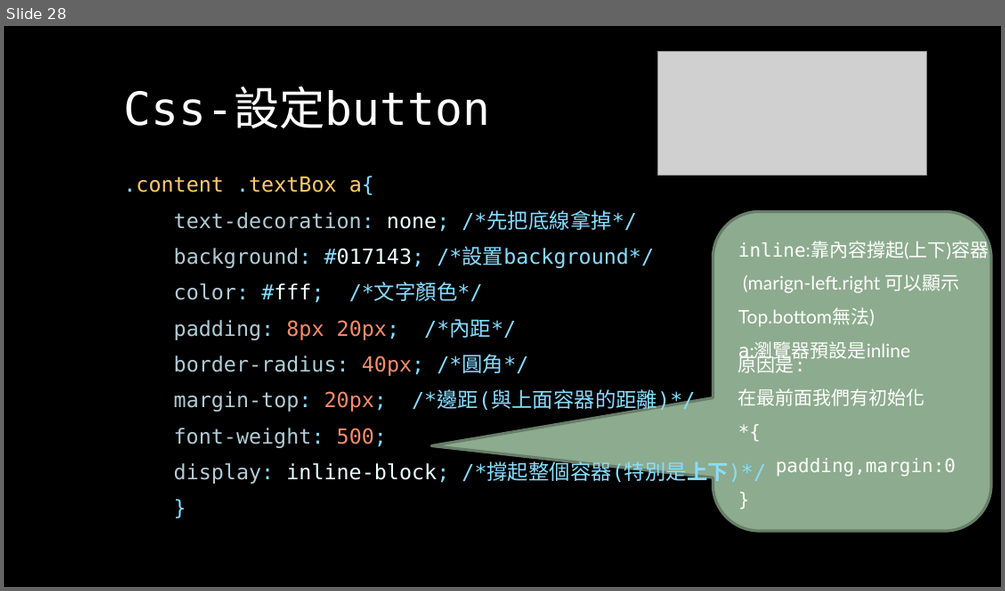
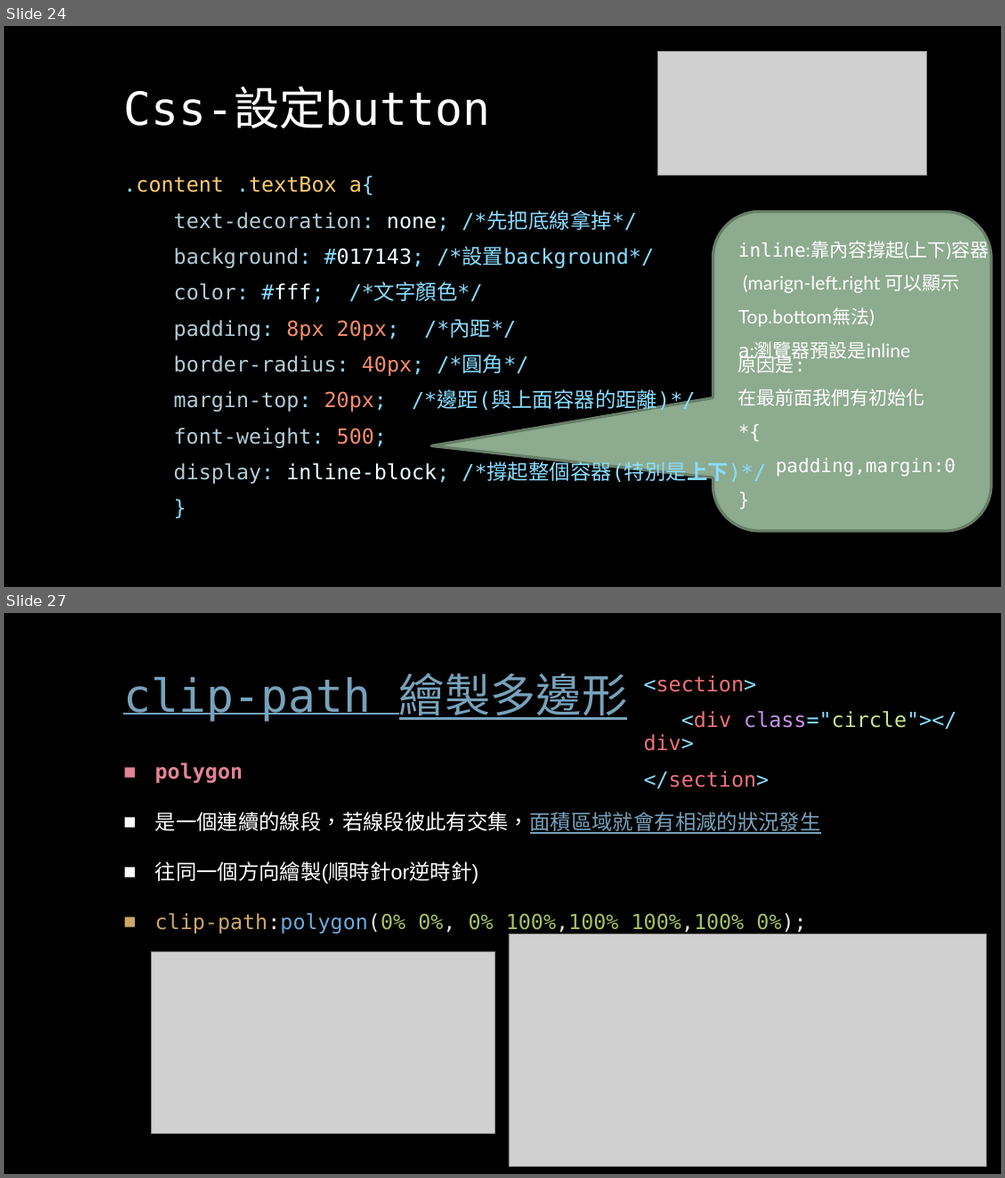
Before and after one commit to Alicexdcw/FrontEndTutorial, a slide deck: HTML & CSS & Javascript - starbuck.pptx. Shown one above the other, each under a label of ours: slide 28 before the commit, slides 24 and 27 after it; the slides between them are not shown. The pictures are 1005x591 and 1005x1178 pixels, drawn with LibreOffice and Linux fonts; fonts in the diff are those of the drawing; grey boxes stand for pictures. Boxes give left, top, right and bottom in pixels: in the first picture for what was removed or moved away, otherwise in the second. Text is boxed around its words. In the diff, an @@ line names an element or a change of style, - is before the commit and + after.

```diff
--- a/HTML & CSS & Javascript - starbuck.pptx
+++ b/HTML & CSS & Javascript - starbuck.pptx
@@ slide 27 added at [4, 613, 1001, 1174], background #EFEDE3; not listed: 2 template elements that a slide beside it also shows @@
@@ title added at [123, 673, 628, 721], 44 pt, text #77A2BB, underline @@
+clip-path 繪製多邊形
@@ text added at [644, 711, 956, 789], 20 pt, text #F07178 @@
+<section>
+<div class="circle"></div>
+</section>
@@ text added at [155, 763, 821, 934], 20 pt, text #FFFFFF @@
+■ polygon
+■ 是一個連續的線段，若線段彼此有交集，面積區域就會有相減的狀況發生
+■ 往同一個方向繪製(順時針or逆時針)
+■ clip-path:polygon(0% 0%, 0% 100%,100% 100%,100% 0%);
@@ picture added at [152, 952, 495, 1134] @@
@@ picture added at [509, 933, 987, 1166] @@
@@ what was slide 28 is now slide 24 @@
```
Also in this commit, not shown: 4 slides changed, 18 other slides added, 24 slides removed, 11 other files.
